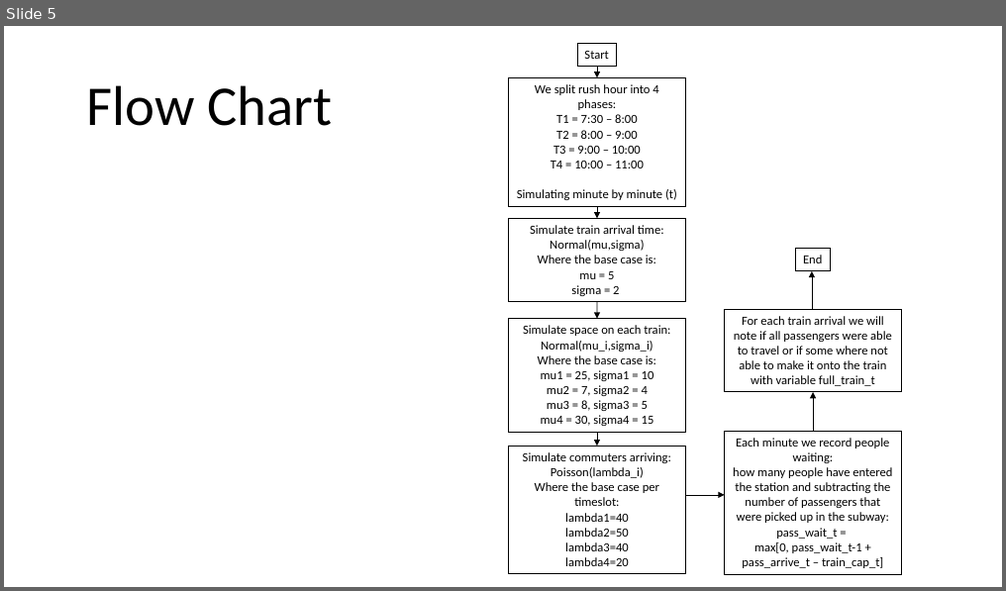
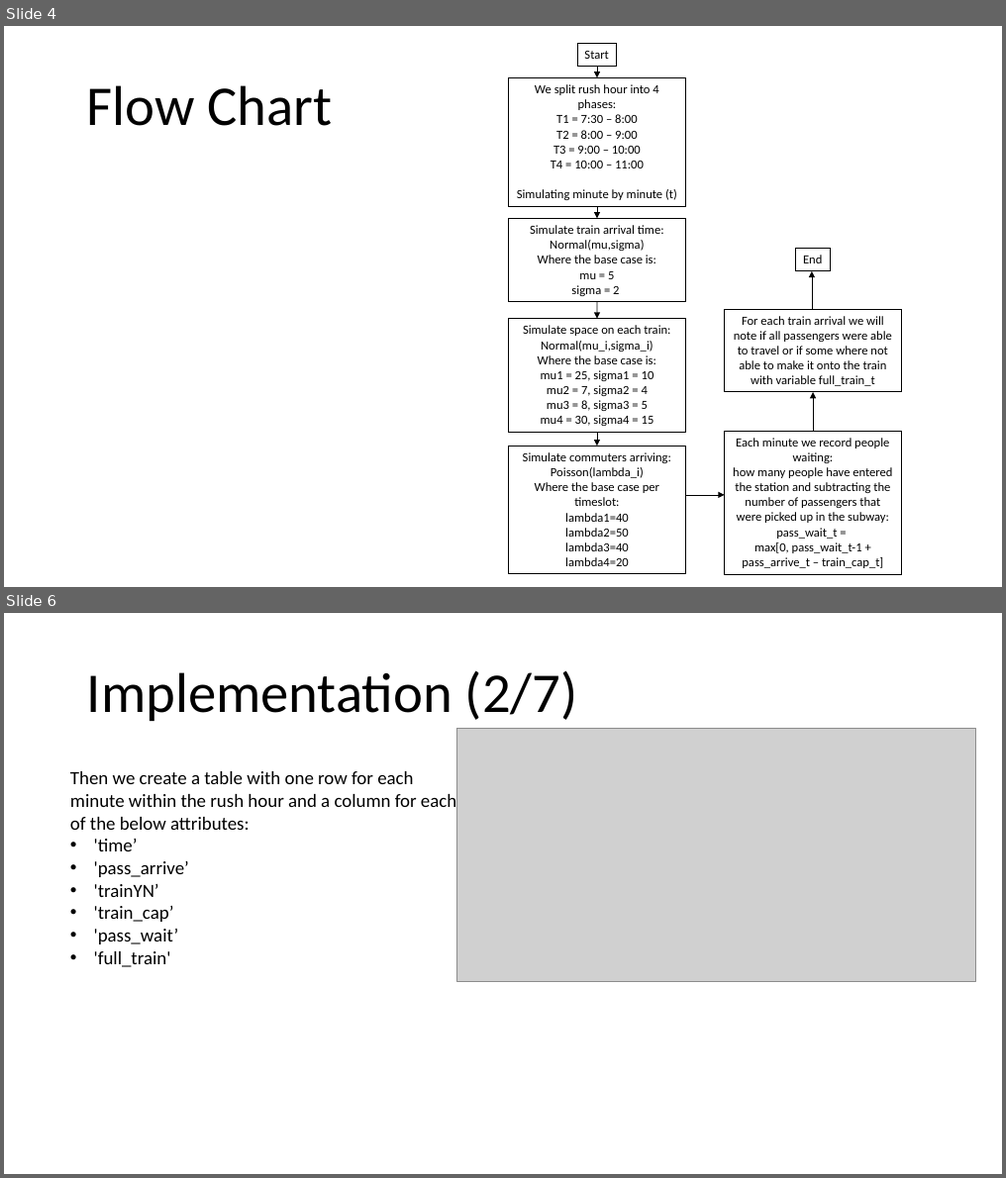
Before and after one commit to ManolisManoli/Data604_Sim-Mod, a slide deck: Final_Project/ManolisManoli_FinalProject_Data604.pptx. Shown one above the other, each under a label of ours: slide 5 before the commit, slides 4 and 6 after it; the slides between them are not shown. The pictures are 1006x591 and 1006x1178 pixels, drawn with LibreOffice and Linux fonts; fonts in the diff are those of the drawing; grey boxes stand for pictures. Boxes give left, top, right and bottom in pixels: in the first picture for what was removed or moved away, otherwise in the second. Text is boxed around its words. In the diff, an @@ line names an element or a change of style, - is before the commit and + after.

```diff
--- a/Final_Project/ManolisManoli_FinalProject_Data604.pptx
+++ b/Final_Project/ManolisManoli_FinalProject_Data604.pptx
@@ slide 6 added at bbox=[4, 613, 1002, 1174], background #FFFFFF @@
@@ text added at bbox=[87, 670, 578, 721], 54 pt, text #000000 @@
+Implementation (2/7)
@@ picture added at bbox=[456, 728, 976, 981] @@
@@ text added at bbox=[70, 771, 456, 967], 18 pt, text #000000 @@
+Then we create a table with one row for each minute within the rush hour and a column for each of the below attributes:
+• 'time’
+• 'pass_arrive’
+• 'trainYN’
+• 'train_cap’
+• 'pass_wait’
+• 'full_train'
@@ what was slide 5 is now slide 4 @@
```
Also in this commit, not shown: 2 slides changed, 10 other slides added, 1 slide removed.
